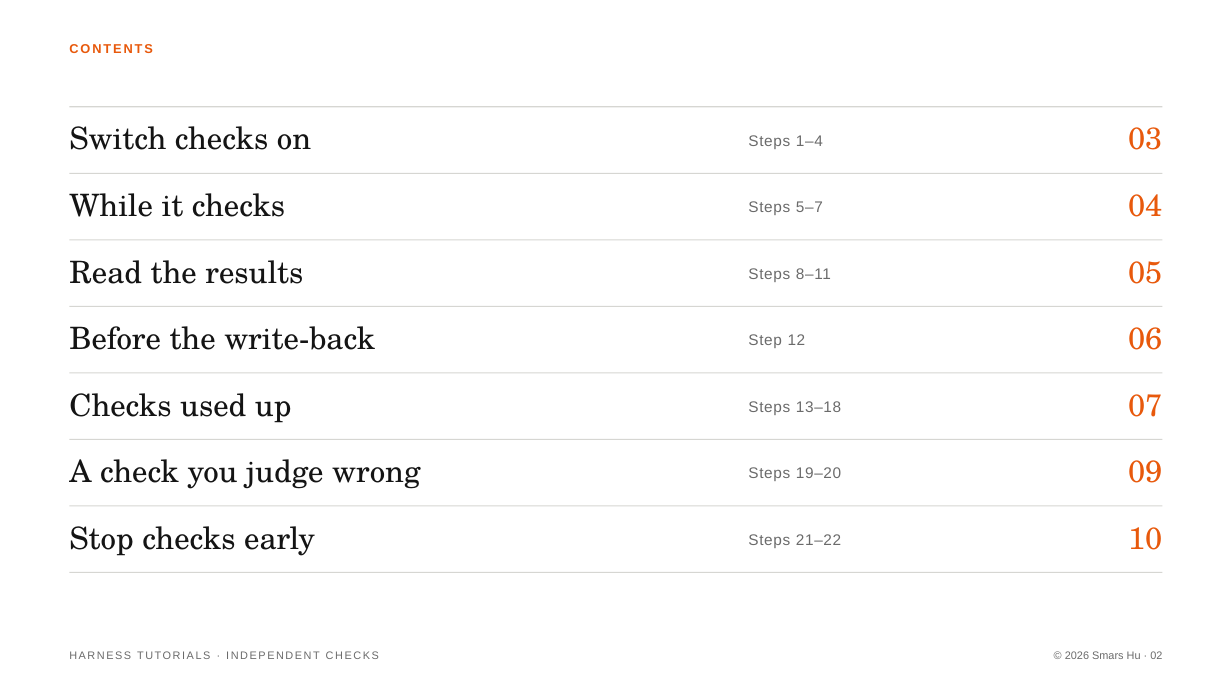
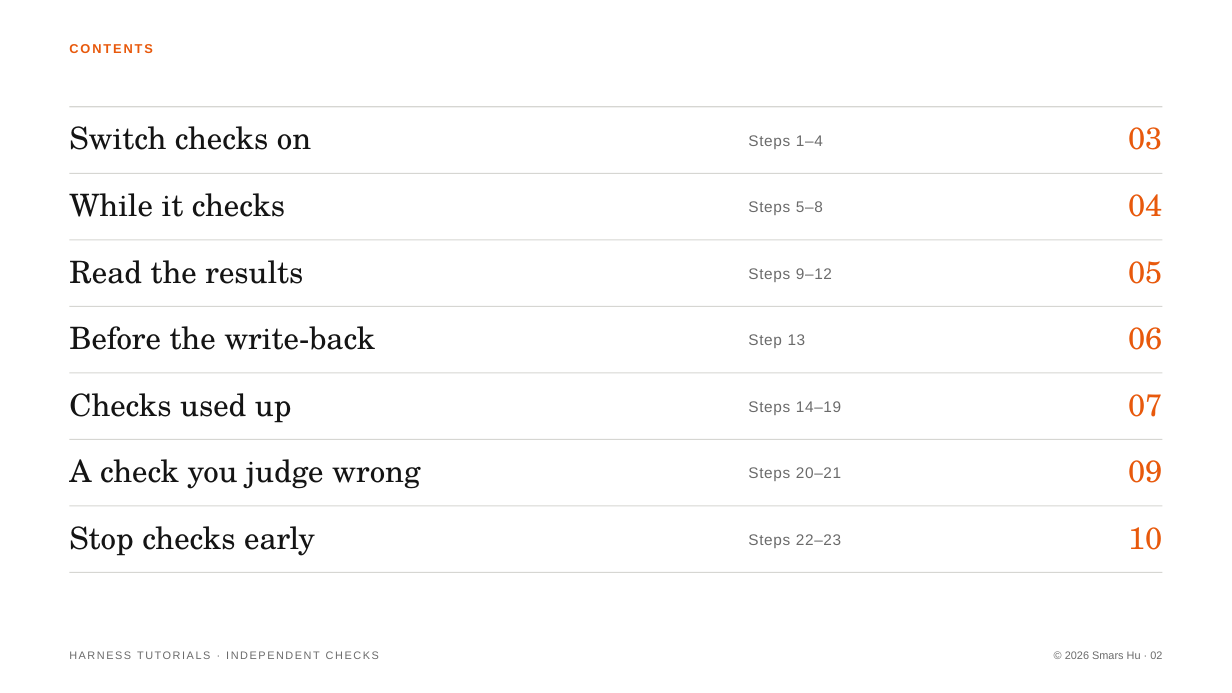
Before and after one commit to Smars-Bin-Hu/ai-exploration, a slide deck: slide 2 of source/tutorials/4_checks.pptx. Drawn at 1232x693 pixels with LibreOffice and Linux fonts; fonts in the diff are those of the drawing. Boxes give left, top, right and bottom in pixels: in the first picture for what was removed or moved away, otherwise in the second. Text is boxed around its words. In the diff, an @@ line names an element or a change of style, - is before the commit and + after.

```diff
--- a/source/tutorials/4_checks.pptx
+++ b/source/tutorials/4_checks.pptx
@@ text at (748,201,823,215): text changed @@
-Steps 5–7
+Steps 5–8
@@ text at (748,268,832,282): text changed @@
-Steps 8–11
+Steps 9–12
@@ text at (748,334,806,348): text changed @@
-Step 12
+Step 13
@@ text at (748,401,841,415): text changed @@
-Steps 13–18
+Steps 14–19
@@ text at (748,467,841,481): text changed @@
-Steps 19–20
+Steps 20–21
@@ text at (748,534,841,548): text changed @@
-Steps 21–22
+Steps 22–23
```
Also in this commit, not shown: 7 other slides changed, 2 other files.
